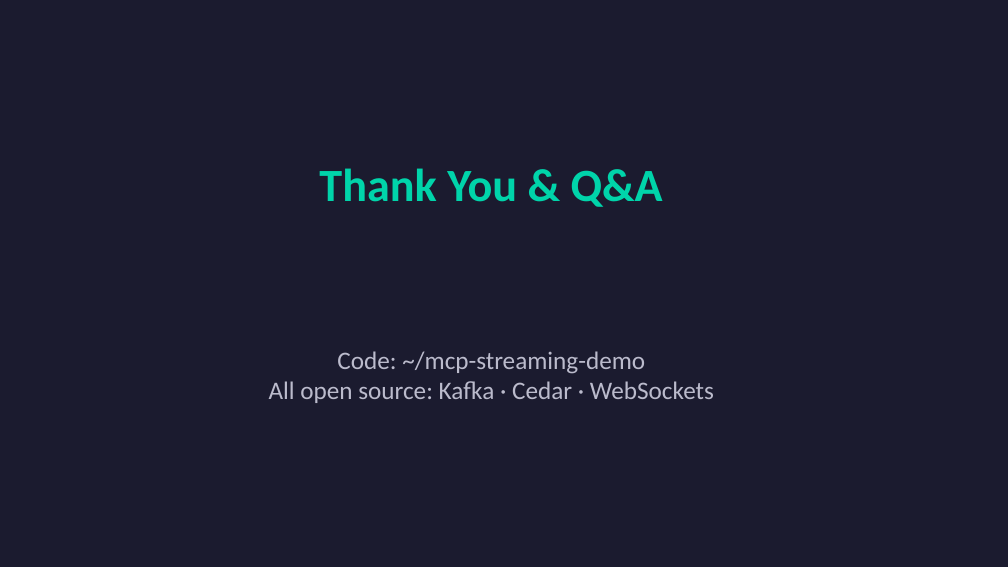
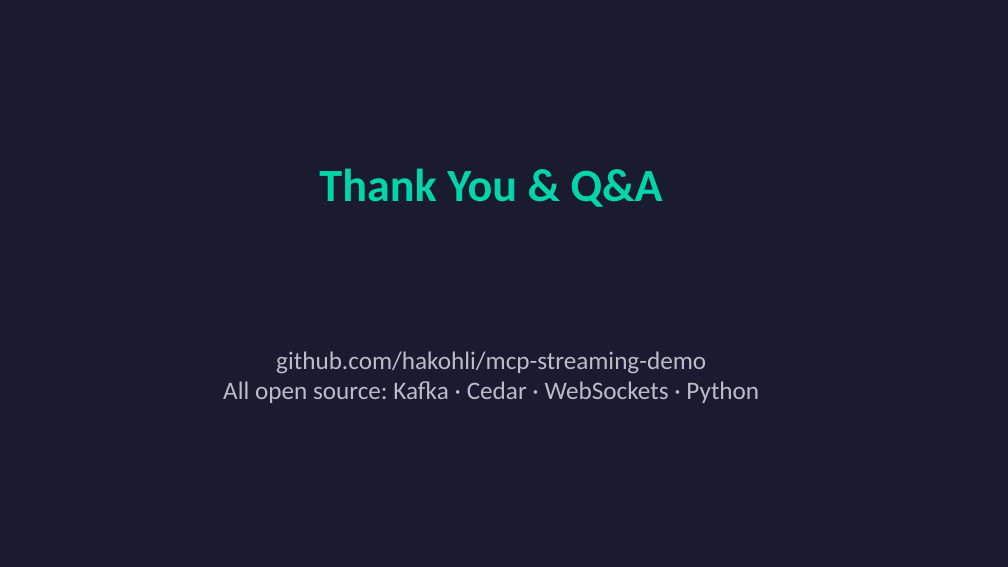
Before and after one commit to hakohli/mcp-streaming-demo, a slide deck: slide 12 of MCP_Live_Streaming_Context.pptx. Drawn at 1008x567 pixels with LibreOffice and Linux fonts; fonts in the diff are those of the drawing. Boxes give left, top, right and bottom in pixels: in the first picture for what was removed or moved away, otherwise in the second. Text is boxed around its words. In the diff, an @@ line names an element or a change of style, - is before the commit and + after.

```diff
--- a/MCP_Live_Streaming_Context.pptx
+++ b/MCP_Live_Streaming_Context.pptx
@@ text at <box>223,351,759,403</box>: text changed @@
-Code: ~/mcp-streaming-demo
-All open source: Kafka · Cedar · WebSockets
+github.com/hakohli/mcp-streaming-demo
+All open source: Kafka · Cedar · WebSockets · Python
```
Also in this commit, not shown: 2 other slides changed, 1 other file.
